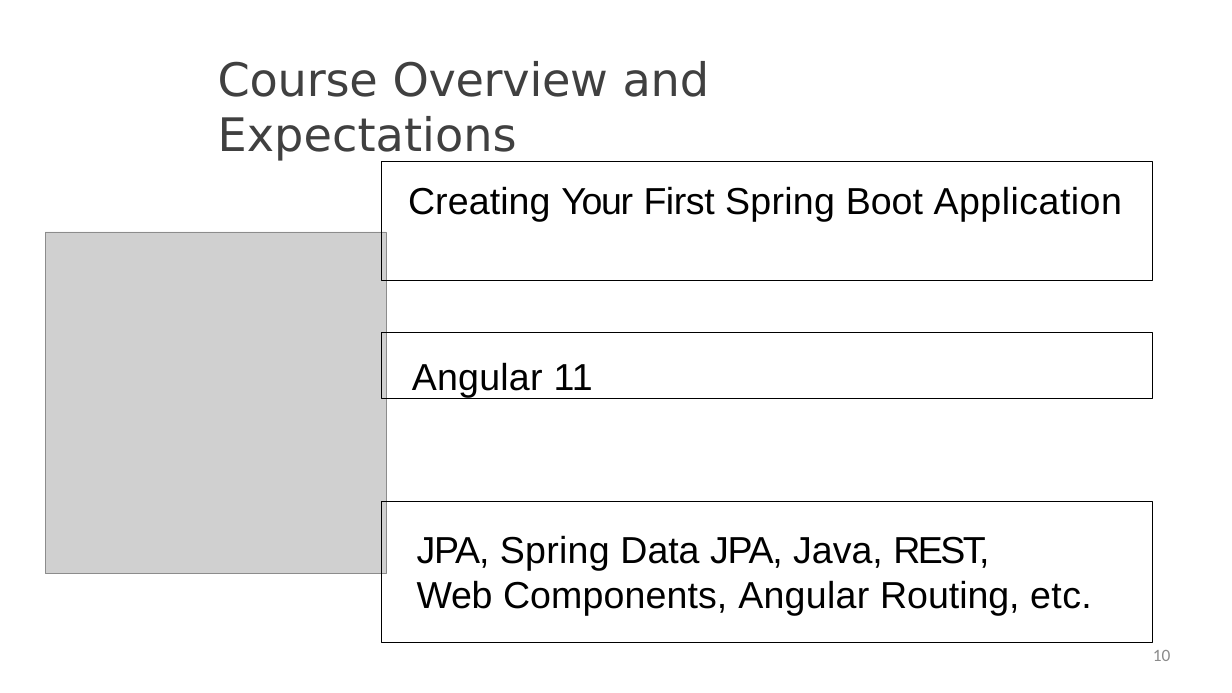
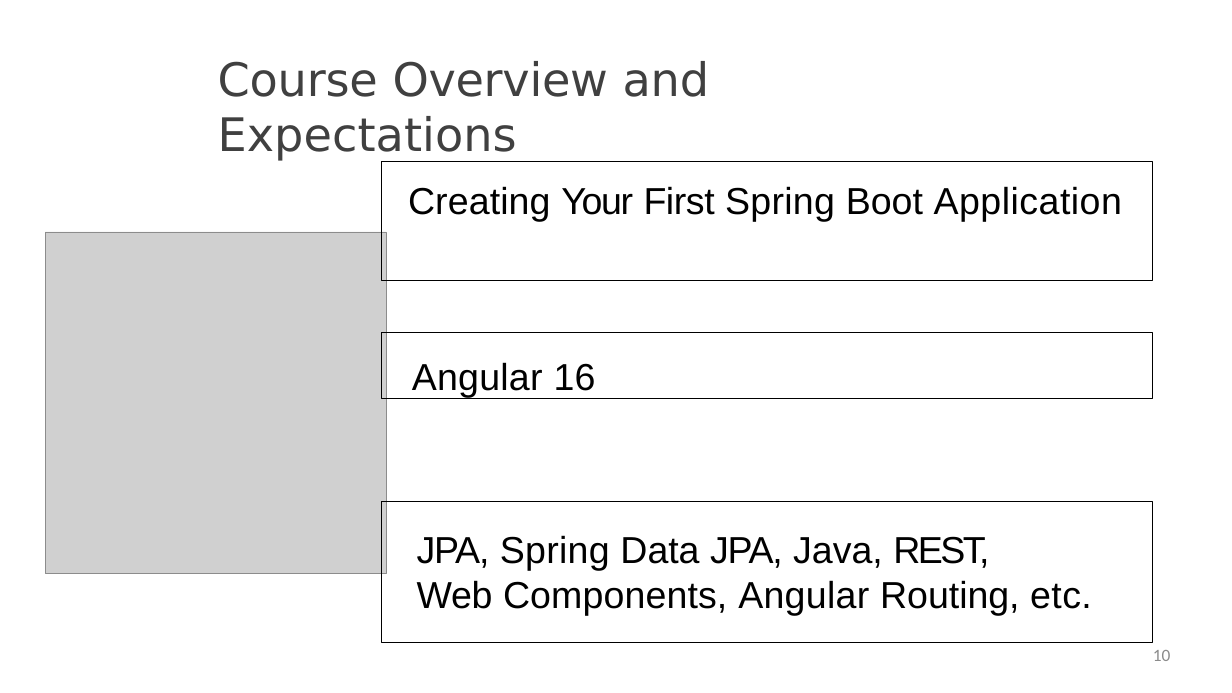
Before and after one commit to StevenJoseph19/Coforge-FSD-June-2023, a slide deck: slide 10 of 4. Full Stack Project/Day 19/Slides/2. Creating the Spring Boot Project/creating-the-spring-boot-project-slides.pptx. Drawn at 1232x693 pixels with LibreOffice and Linux fonts; fonts in the diff are those of the drawing; grey boxes stand for pictures. Boxes give left, top, right and bottom in pixels: in the first picture for what was removed or moved away, otherwise in the second. Text is boxed around its words. In the diff, an @@ line names an element or a change of style, - is before the commit and + after.

```diff
--- a/4. Full Stack Project/Day 19/Slides/2. Creating the Spring Boot Project/creating-the-spring-boot-project-slides.pptx
+++ b/4. Full Stack Project/Day 19/Slides/2. Creating the Spring Boot Project/creating-the-spring-boot-project-slides.pptx
@@ text in rectangle at (412, 362, 596, 398): text changed @@
-Angular 11
+Angular 16
```
Also in this commit, not shown: 39 other files.
